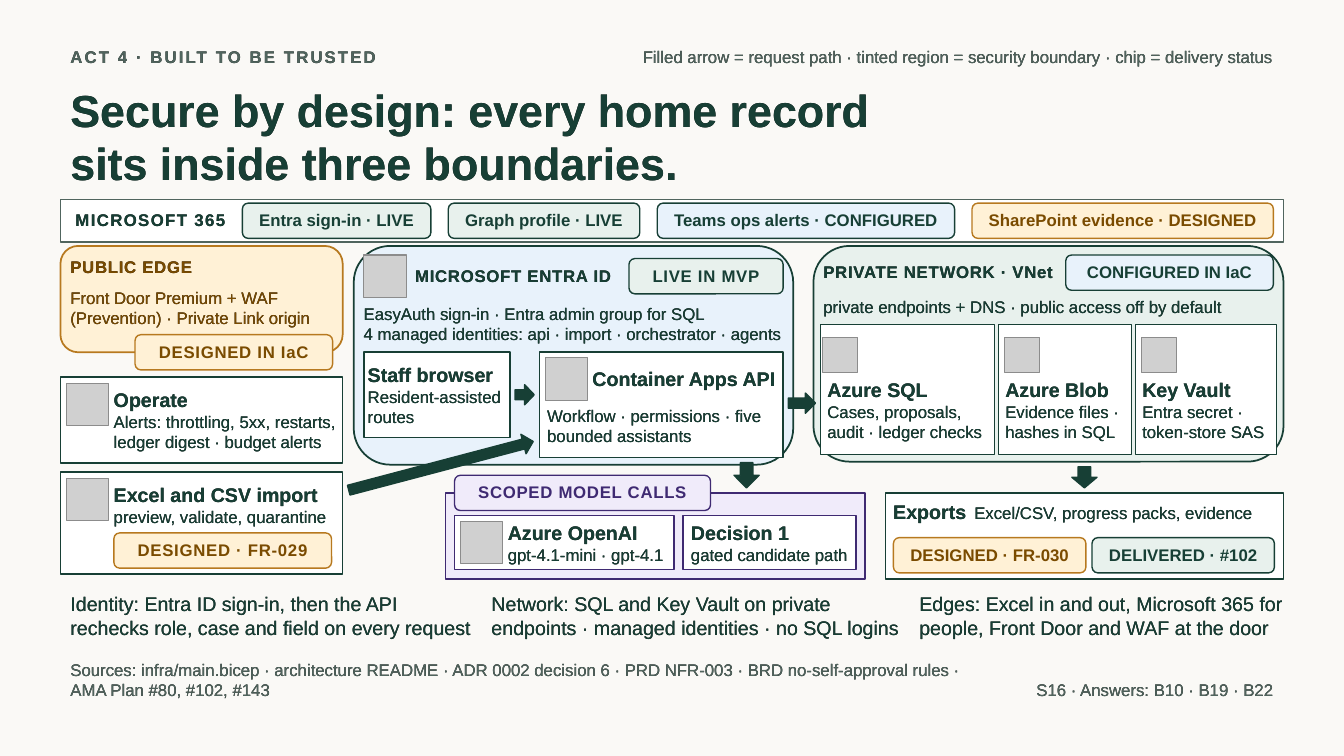
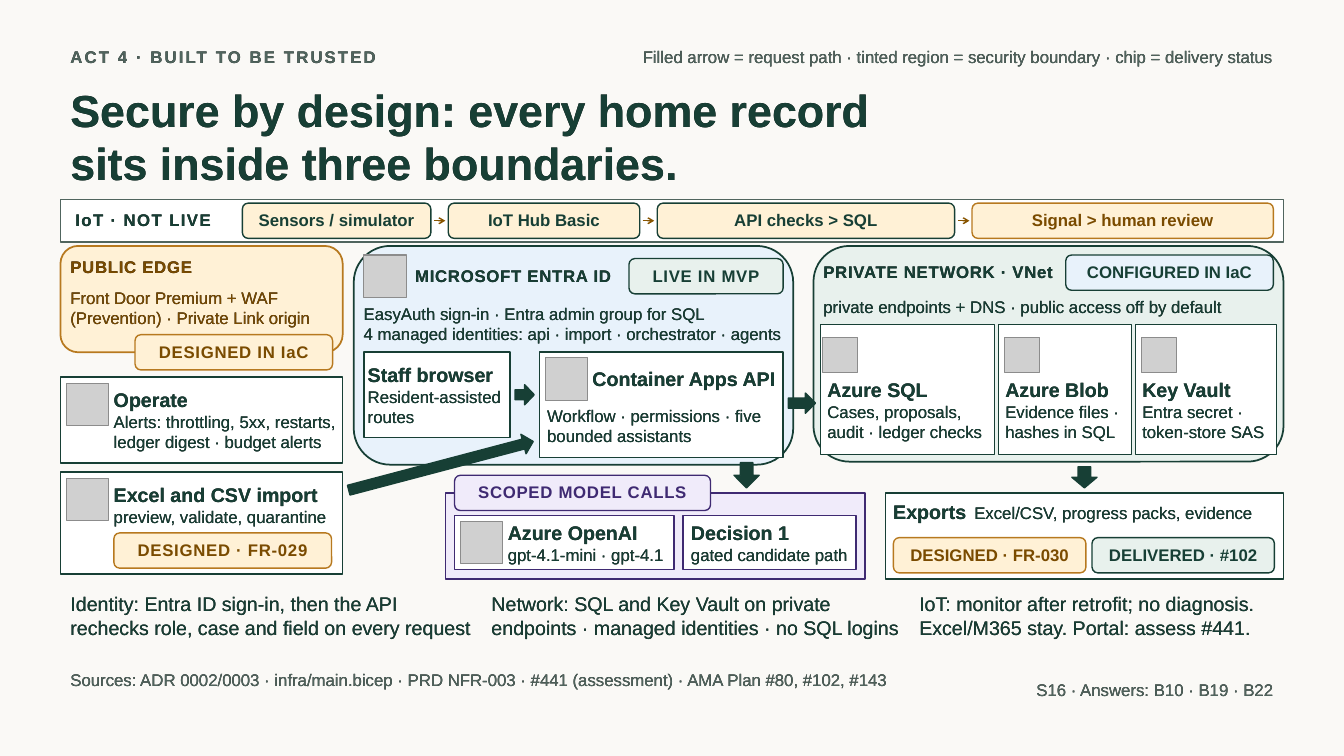
Before and after one commit to jmservera/ama, a slide deck: slide 19 of docs/capstone/deck/zava-forward-cowork-v2-draft.pptx. Drawn at 1344x756 pixels with LibreOffice and Linux fonts; fonts in the diff are those of the drawing; grey boxes stand for pictures. Boxes give left, top, right and bottom in pixels: in the first picture for what was removed or moved away, otherwise in the second. Text is boxed around its words. In the diff, an @@ line names an element or a change of style, - is before the commit and + after.

```diff
--- a/docs/capstone/deck/zava-forward-cowork-v2-draft.pptx
+++ b/docs/capstone/deck/zava-forward-cowork-v2-draft.pptx
@@ rounded rectangle "Sensors / simulator" at [242, 204, 431, 239]: fill #E8F1ED to #FFF1D6 @@
@@ rounded rectangle "IoT Hub Basic" at [449, 204, 640, 239]: fill #E8F1ED to #FFF1D6 @@
@@ rounded rectangle "API checks > SQL" at [657, 204, 955, 239]: fill #E8F2FB to #FFF1D6 @@
@@ text at [75, 214, 210, 227]: text changed @@
-MICROSOFT 365
+IoT · NOT LIVE
@@ text in rounded rectangle at [259, 214, 415, 226]: text changed @@
-Entra sign-in · LIVE
+Sensors / simulator
@@ arrow added from (434, 221) to (446, 221), #885500 1 pt @@
@@ text in rounded rectangle at [488, 214, 600, 226]: text changed @@
-Graph profile · LIVE
+IoT Hub Basic
@@ arrow added from (643, 221) to (654, 221), #885500 1 pt @@
@@ text in rounded rectangle at [734, 214, 877, 230]: text changed @@
-Teams ops alerts · CONFIGURED
+API checks > SQL
@@ arrow added from (958, 221) to (970, 221), #885500 1 pt @@
@@ text in rounded rectangle at [1032, 214, 1213, 230]: text changed @@
-SharePoint evidence · DESIGNED
+Signal > human review
@@ text at [919, 596, 1254, 639]: text changed @@
-Edges: Excel in and out, Microsoft 365 for people, Front Door and WAF at the door
+IoT: monitor after retrofit; no diagnosis. Excel/M365 stay. Portal: assess #441.
@@ text at [70, 673, 886, 690]: text changed @@
-Sources: infra/main.bicep · architecture README · ADR 0002 decision 6 · PRD NFR-003 · BRD no-self-approval rules · AMA Plan #80, #102, #143
+Sources: ADR 0002/0003 · infra/main.bicep · PRD NFR-003 · #441 (assessment) · AMA Plan #80, #102, #143
```
Also in this commit, not shown: 4 other slides changed, 18 other files.
